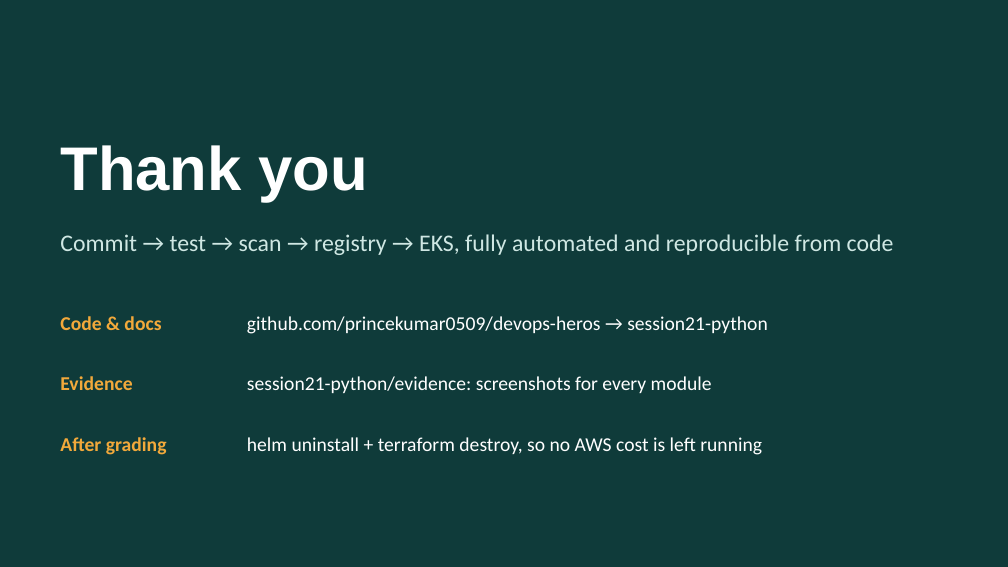
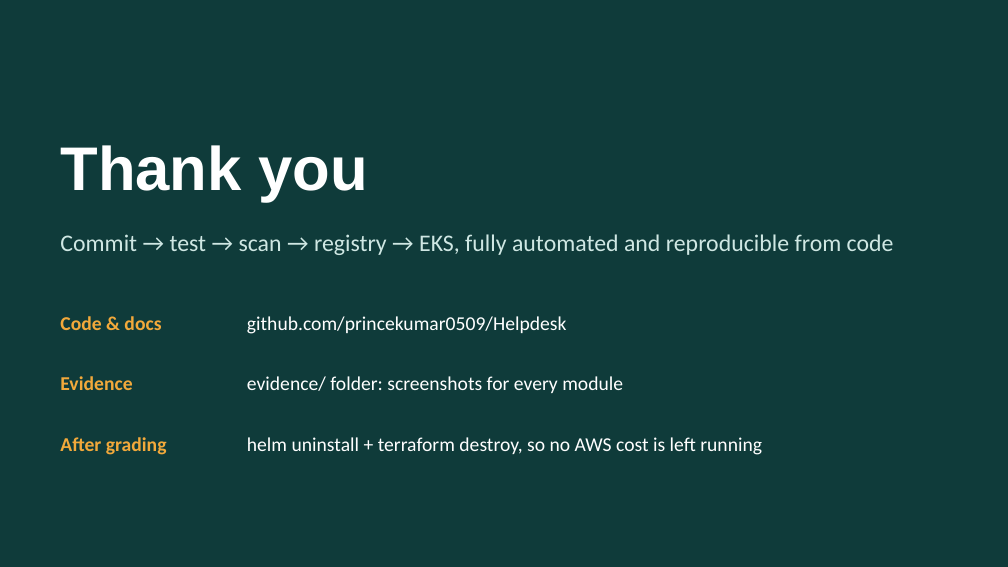
Before and after one commit to princekumar0509/Helpdesk, a slide deck: slide 15 of demo/HelpDesk-Presentation.pptx (slide 14 before the commit). Drawn at 1008x567 pixels with LibreOffice and Linux fonts; fonts in the diff are those of the drawing. Boxes give left, top, right and bottom in pixels: in the first picture for what was removed or moved away, otherwise in the second. Text is boxed around its words. In the diff, an @@ line names an element or a change of style, - is before the commit and + after.

Commit message:
docs(demo): show GitOps with Argo CD in the deck and evidence
Architecture and CI/CD slides now show the GitOps deploy, a new slide
covers Argo CD, and the closing slide links this repository.

```diff
--- a/demo/HelpDesk-Presentation.pptx
+++ b/demo/HelpDesk-Presentation.pptx
@@ text at bbox=[247, 316, 567, 334]: text changed @@
-github.com/princekumar0509/devops-heros → session21-python
+github.com/princekumar0509/Helpdesk
@@ text at bbox=[247, 376, 623, 393]: text changed @@
-session21-python/evidence: screenshots for every module
+evidence/ folder: screenshots for every module
```
Also in this commit, not shown: 3 other slides changed, 1 slide added, 3 other files.
